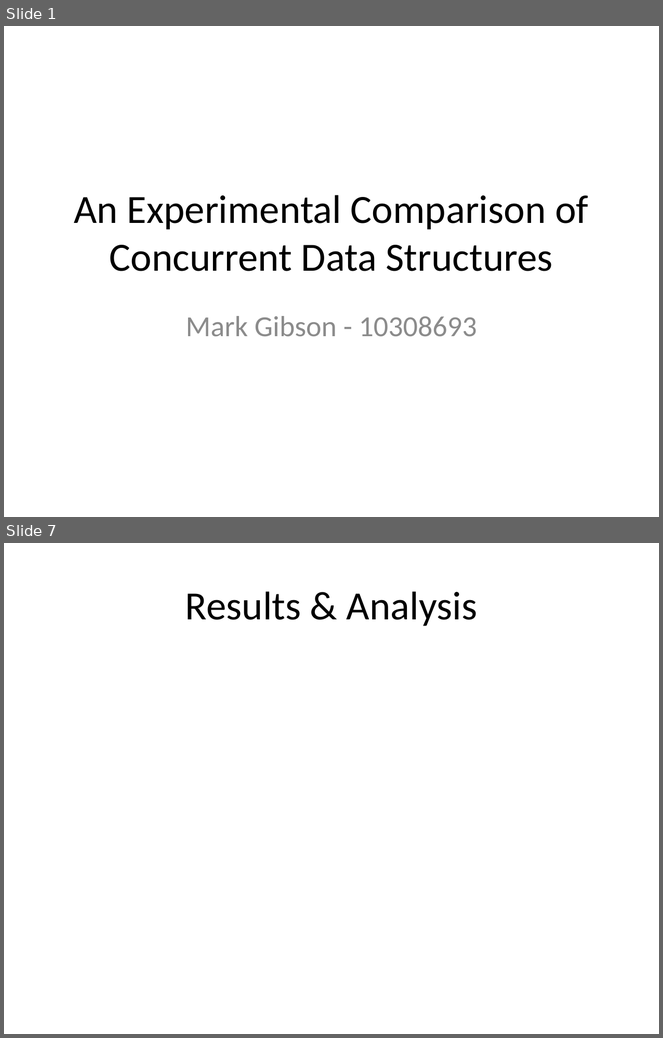
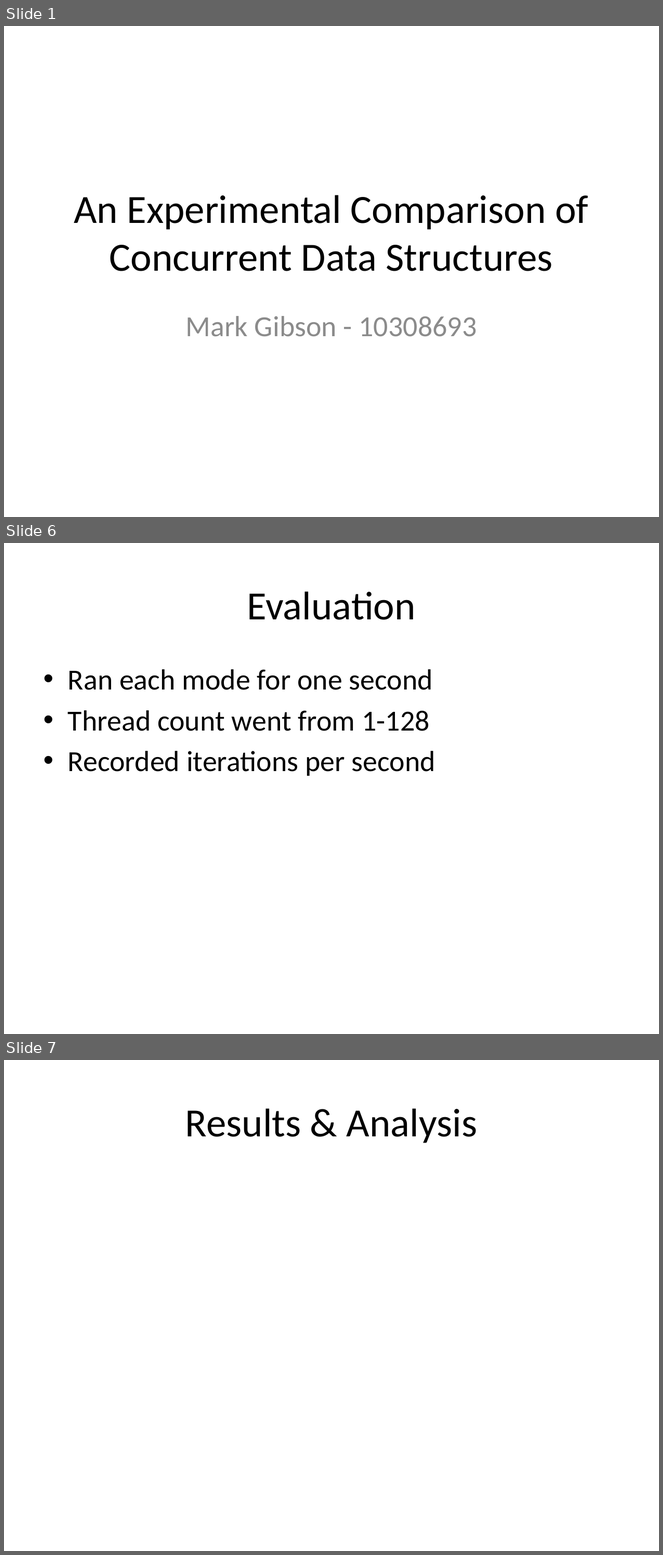
Before and after one commit to gibsonma/FYP, a slide deck: Report/FYP_Presentation.pptx. Shown one above the other, each under a label of ours: slides 1 and 7 before the commit, slides 1, 6 and 7 after it; the slides between them are not shown. The pictures are 663x1038 and 663x1555 pixels, drawn with LibreOffice and Linux fonts; fonts in the diff are those of the drawing. Boxes give left, top, right and bottom in pixels: in the first picture for what was removed or moved away, otherwise in the second. Text is boxed around its words. In the diff, an @@ line names an element or a change of style, - is before the commit and + after.

```diff
--- a/Report/FYP_Presentation.pptx
+++ b/Report/FYP_Presentation.pptx
@@ slide 6 added at (4,543,659,1034), background #FFFFFF @@
@@ title added at (247,591,416,620), 44 pt, text #000000 @@
+Evaluation
@@ text added at (68,669,436,776), 32 pt, text #000000 @@
+• Ran each mode for one second
+• Thread count went from 1-128
+• Recorded iterations per second
```
Also in this commit, not shown: 3 slides changed, 1 other slide added, 2 slides removed, 4 other files.
